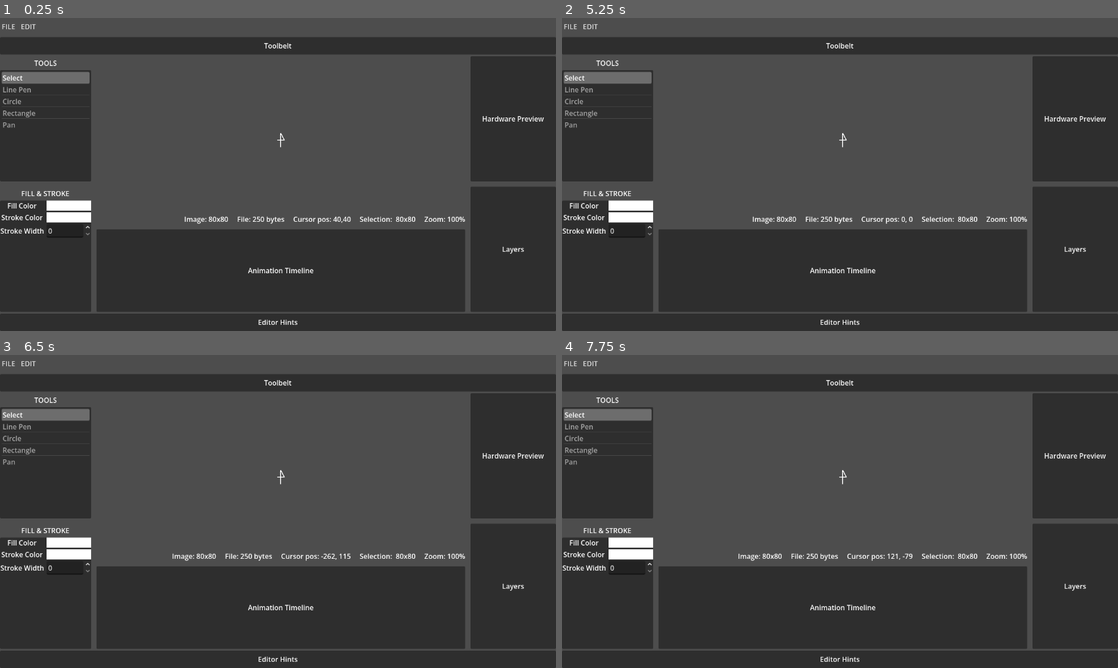
Above: before the commit, frames 1-4 (two rows, left to right).
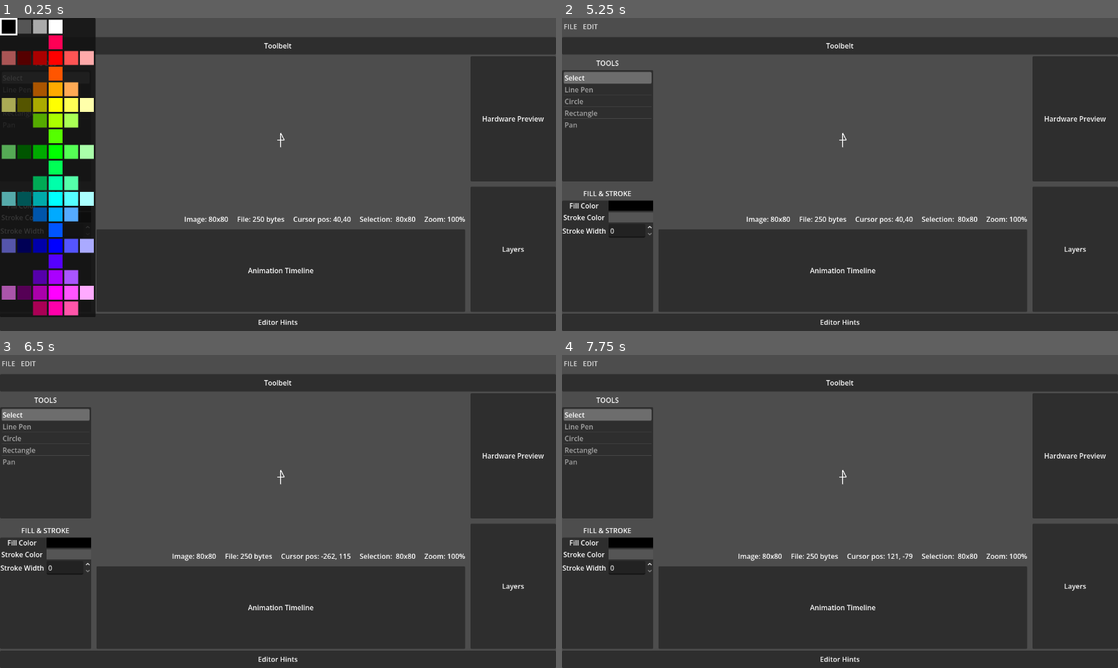
Above: after the commit, the same moments.

Repository: erlog135/Ripple
Game: Godot game, scene res://scenes/Editor.tscn
Two runs of this game, one before a commit and one after it. Both use one fixed random seed, a clock stepped at 60 frames per second and the inputs below.
Inputs (mouse positions are in pixels of both pictures, inside the frame that each line leads up to):
- Up to frame 1 (0.25 s): no input
- Up to frame 2 (5.25 s): click "FILE" at 0.5 s; click "EDIT" at 1.25 s; click "FILE" at 2 s; click "EDIT" at 2.75 s; click "FILE" at 3.5 s; click "EDIT" at 4.25 s; tap Enter at 5 s; move the mouse to (845, 140) at 5.02 s; tap P at 5.1 s; click (845, 140) at 5.17 s
- Up to frame 3 (6.5 s): tap Space at 5.75 s; move the mouse to (166, 527) at 5.77 s; tap P at 5.85 s; click (166, 527) at 5.92 s
- Up to frame 4 (7.75 s): tap Enter at 6.5 s; move the mouse to (895, 442) at 6.52 s; tap P at 6.6, 7.35 s; click (895, 442) at 6.67 s; tap Space at 7.25 s; move the mouse to (812, 574) at 7.27 s; click (812, 574) at 7.42 s

The runs differ from the first frame. In frame 1, 16% of the frame differs, in the area x 0-52%, y 0-96%; in frame 2, 0.8%; in frame 3, 0.5%; in frame 4, 0.5%.

Commit message:
color picker popup

Diff:
--- a/scenes/interface/CanvasArea.tscn
+++ b/scenes/interface/CanvasArea.tscn
@@ -41,6 +41,9 @@
 [node name="Line2D2" type="Line2D" parent="DocumentLayer/SubViewport/Document" unique_id=1003032040]
 points = PackedVector2Array(0, 16, 0, -16, 8, 0, -8, 0)
 width = 2.0
+joint_mode = 2
+begin_cap_mode = 2
+end_cap_mode = 2
 
 [node name="DocumentGizmos" type="Node2D" parent="DocumentLayer/SubViewport" unique_id=568957337]
 script = ExtResource("3_6yk6n")
--- a/scenes/interface/aux_windows/ColorPopup.tscn
+++ b/scenes/interface/aux_windows/ColorPopup.tscn
@@ -5,12 +5,18 @@
 [node name="ColorPopup" type="PopupPanel" unique_id=1818672886]
 oversampling_override = 1.0
 title = "Color Picker"
+size = Vector2i(40, 40)
 visible = true
 script = ExtResource("1_ld7i8")
 
 [node name="GridContainer" type="GridContainer" parent="." unique_id=2095960325]
 offset_left = 4.0
 offset_top = 4.0
-offset_right = 96.0
-offset_bottom = 96.0
+offset_right = 36.0
+offset_bottom = 36.0
 columns = 6
+
+[node name="Selector" type="Line2D" parent="." unique_id=555104634]
+points = PackedVector2Array(2, 2, 38, 2, 38, 38, 2, 38)
+closed = true
+width = 4.0
--- a/scenes/interface/aux_windows/FillStrokeWindow.tscn
+++ b/scenes/interface/aux_windows/FillStrokeWindow.tscn
@@ -1,4 +1,6 @@
 [gd_scene format=3 uid="uid://da7bxcr1u5aj"]
+
+[ext_resource type="Script" uid="uid://chbb5epr5t07j" path="res://scenes/interface/aux_windows/fill_stroke_window.gd" id="1_fl6xs"]
 
 [node name="FillStrokeWindow" type="Control" unique_id=766531804]
 layout_mode = 3
@@ -7,6 +9,7 @@
 anchor_bottom = 1.0
 grow_horizontal = 2
 grow_vertical = 2
+script = ExtResource("1_fl6xs")
 
 [node name="Label" type="Label" parent="." unique_id=1313980074]
 layout_mode = 1
@@ -27,7 +30,7 @@
 grow_horizontal = 2
 grow_vertical = 2
 
-[node name="VBoxContainer" type="VBoxContainer" parent="Panel" unique_id=319997352]
+[node name="Options" type="VBoxContainer" parent="Panel" unique_id=319997352]
 layout_mode = 1
 anchors_preset = 15
 anchor_right = 1.0
@@ -35,45 +38,47 @@
 grow_horizontal = 2
 grow_vertical = 2
 
-[node name="FillColor" type="HBoxContainer" parent="Panel/VBoxContainer" unique_id=1408875895]
+[node name="FillColor" type="HBoxContainer" parent="Panel/Options" unique_id=1408875895]
 layout_mode = 2
 
-[node name="Label" type="Label" parent="Panel/VBoxContainer/FillColor" unique_id=1490989401]
+[node name="Label" type="Label" parent="Panel/Options/FillColor" unique_id=1490989401]
 layout_mode = 2
 size_flags_horizontal = 3
 text = "Fill Color"
 horizontal_alignment = 1
 vertical_alignment = 1
 
-[node name="ColorRect" type="ColorRect" parent="Panel/VBoxContainer/FillColor" unique_id=168975516]
+[node name="ColorRect" type="ColorRect" parent="Panel/Options/FillColor" unique_id=168975516]
 layout_mode = 2
 size_flags_horizontal = 3
+color = Color(0, 0, 0, 1)
 
-[node name="StrokeColor" type="HBoxContainer" parent="Panel/VBoxContainer" unique_id=1976280762]
+[node name="StrokeColor" type="HBoxContainer" parent="Panel/Options" unique_id=1976280762]
 layout_mode = 2
 
-[node name="Label" type="Label" parent="Panel/VBoxContainer/StrokeColor" unique_id=1579337994]
+[node name="Label" type="Label" parent="Panel/Options/StrokeColor" unique_id=1579337994]
 layout_mode = 2
 size_flags_horizontal = 3
 text = "Stroke Color"
 horizontal_alignment = 1
 vertical_alignment = 1
 
-[node name="ColorRect" type="ColorRect" parent="Panel/VBoxContainer/StrokeColor" unique_id=366528599]
+[node name="ColorRect" type="ColorRect" parent="Panel/Options/StrokeColor" unique_id=366528599]
 layout_mode = 2
 size_flags_horizontal = 3
+color = Color(0, 0, 0, 1)
 
-[node name="StrokeWidth" type="HBoxContainer" parent="Panel/VBoxContainer" unique_id=1421563024]
+[node name="StrokeWidth" type="HBoxContainer" parent="Panel/Options" unique_id=1421563024]
 layout_mode = 2
 
-[node name="Label" type="Label" parent="Panel/VBoxContainer/StrokeWidth" unique_id=636313195]
+[node name="Label" type="Label" parent="Panel/Options/StrokeWidth" unique_id=636313195]
 layout_mode = 2
 size_flags_horizontal = 3
 text = "Stroke Width"
 horizontal_alignment = 1
 vertical_alignment = 1
 
-[node name="SpinBox" type="SpinBox" parent="Panel/VBoxContainer/StrokeWidth" unique_id=551570525]
+[node name="SpinBox" type="SpinBox" parent="Panel/Options/StrokeWidth" unique_id=551570525]
 layout_mode = 2
 size_flags_horizontal = 3
 max_value = 255.0
--- a/scenes/interface/aux_windows/color_popup.gd
+++ b/scenes/interface/aux_windows/color_popup.gd
@@ -1,6 +1,13 @@
 extends PopupPanel
 
+signal color_selected(color: Color)
+
 @onready var grid_container: GridContainer = $GridContainer
+@onready var selector: Line2D = $Selector
+
+const COLOR_RECT_SIZE := Vector2(32, 32)
+const COLOR_RECT_PADDING := 4
+const SELECTOR_SIZE := Vector2(40, 40)
 
 const palette = [
 	[GColor.BLACK,GColor.DARK_GRAY,GColor.LIGHT_GRAY,GColor.WHITE,GColor.CLEAR,GColor.CLEAR],
@@ -24,14 +31,30 @@
 	[GColor.CLEAR,GColor.CLEAR,GColor.JAZZBERRY_JAM,GColor.FASHION_MAGENTA,GColor.BRILLIANT_ROSE,GColor.CLEAR],
 ]
 
+var selected_color: Color = GColor.BLACK
+
 func _ready() -> void:
 	_populate_grid()
-	popup_centered()
+	_select_color_rect(grid_container.get_child(0))
 
 func _populate_grid() -> void:
 	for row in palette:
 		for color in row:
 			var color_rect: ColorRect = ColorRect.new()
 			color_rect.color = color
-			color_rect.custom_minimum_size = Vector2(32, 32)
+			color_rect.custom_minimum_size = COLOR_RECT_SIZE
+
+			if color != GColor.CLEAR:
+				_register_color_rect(color_rect)
+
 			grid_container.add_child(color_rect)
+
+func _register_color_rect(color_rect: ColorRect) -> void:
+	color_rect.gui_input.connect(func(event: InputEvent):
+		if event is InputEventMouseButton and event.button_index == MOUSE_BUTTON_LEFT and event.pressed:
+			_select_color_rect(color_rect))
+
+func _select_color_rect(color_rect: ColorRect) -> void:
+	selected_color = color_rect.color
+	selector.position = color_rect.position
+	color_selected.emit(selected_color)
--- /dev/null
+++ b/scenes/interface/aux_windows/fill_stroke_window.gd
@@ -0,0 +1,34 @@
+extends Control
+
+const COLOR_POPUP = preload("uid://opfiwgeouvns")
+@onready var fill_rect: ColorRect = $Panel/Options/FillColor/ColorRect
+@onready var stroke_rect: ColorRect = $Panel/Options/StrokeColor/ColorRect
+
+var fill_popup: PopupPanel
+var stroke_popup: PopupPanel
+
+# Called when the node enters the scene tree for the first time.
+func _ready() -> void:
+	fill_popup = COLOR_POPUP.instantiate()
+	fill_popup.color_selected.connect(func(color: Color):
+		fill_rect.color = color)
+	fill_rect.add_child(fill_popup)
+	fill_rect.gui_input.connect(func(event: InputEvent):
+		if event is InputEventMouseButton and event.button_index == MOUSE_BUTTON_LEFT and event.pressed:
+			fill_popup.popup_centered())
+
+
+	stroke_popup = COLOR_POPUP.instantiate()
+	stroke_popup.color_selected.connect(func(color: Color):
+		stroke_rect.color = color)
+	stroke_rect.add_child(stroke_popup)
+	stroke_rect.gui_input.connect(func(event: InputEvent):
+		if event is InputEventMouseButton and event.button_index == MOUSE_BUTTON_LEFT and event.pressed:
+			stroke_popup.popup_centered())
+
+
+
+
+# Called every frame. 'delta' is the elapsed time since the previous frame.
+func _process(delta: float) -> void:
+	pass
Not shown, added: scenes/interface/aux_windows/fill_stroke_window.gd.uid
